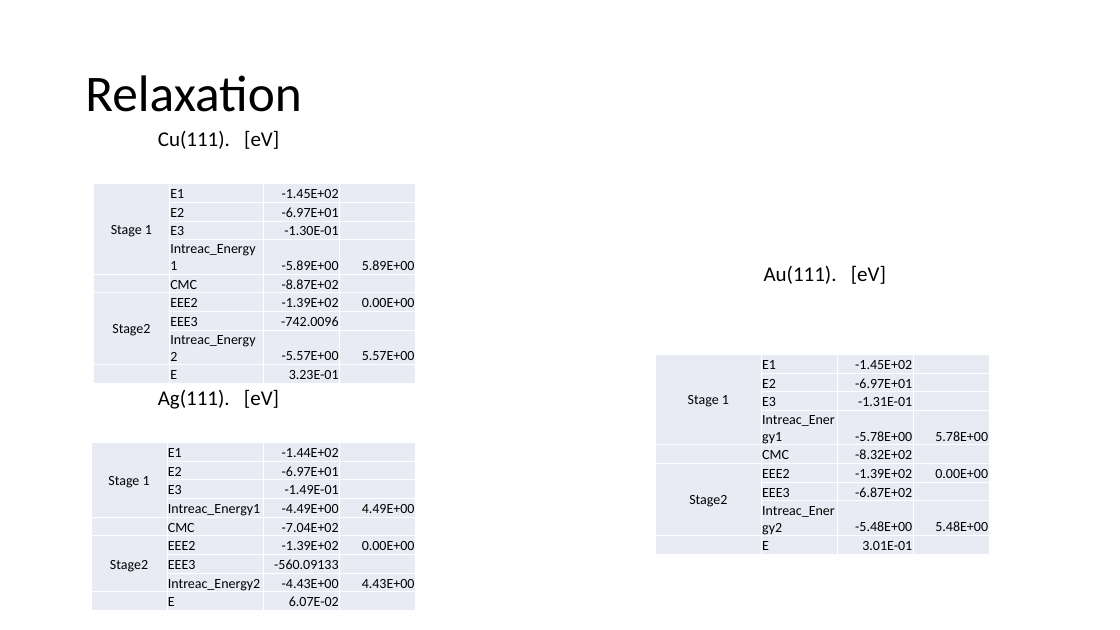
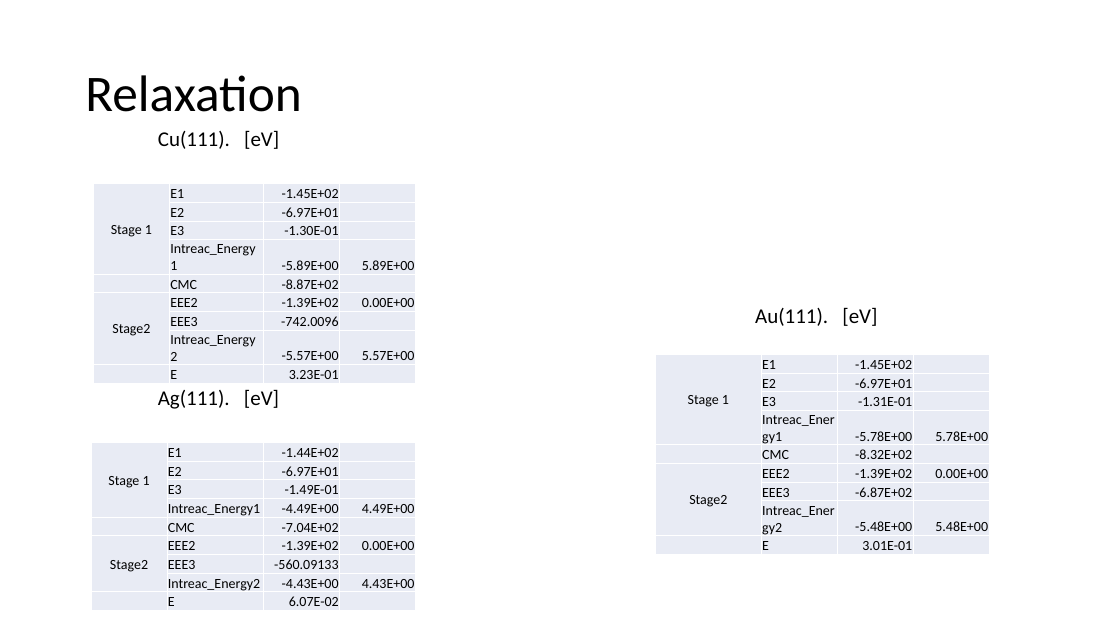
Before and after one commit to rzk1/ullmann, a slide deck: slide 8 of EnergyFile.pptx (slide 7 before the commit). Drawn at 1120x630 pixels with LibreOffice and Linux fonts; fonts in the diff are those of the drawing. Boxes give left, top, right and bottom in pixels: in the first picture for what was removed or moved away, otherwise in the second. Text is boxed around its words. In the diff, an @@ line names an element or a change of style, - is before the commit and + after.

Commit message:
relaxation-done

```diff
--- a/EnergyFile.pptx
+++ b/EnergyFile.pptx
@@ text "Au(111). [eV]": place and size @@
-text "Au(111). [eV]" at [764, 265, 886, 284]
+text "Au(111). [eV]" at [755, 307, 877, 326]
```
Also in this commit, not shown: 2 slides added, 1 slide removed.
